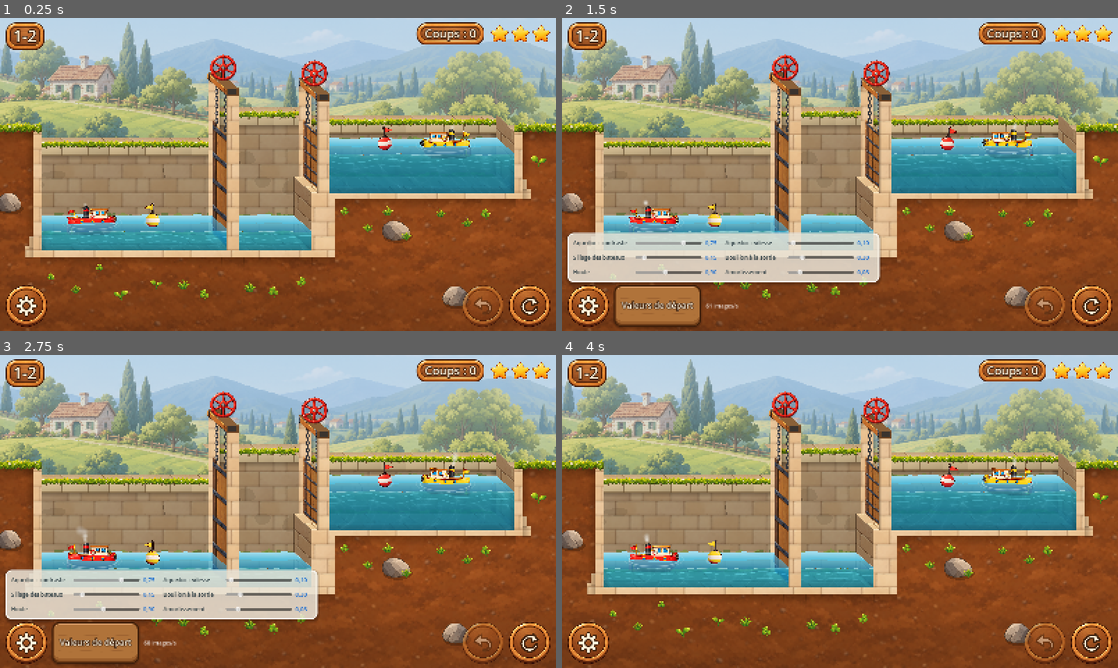
Above: before the commit, frames 1-4 (two rows, left to right).
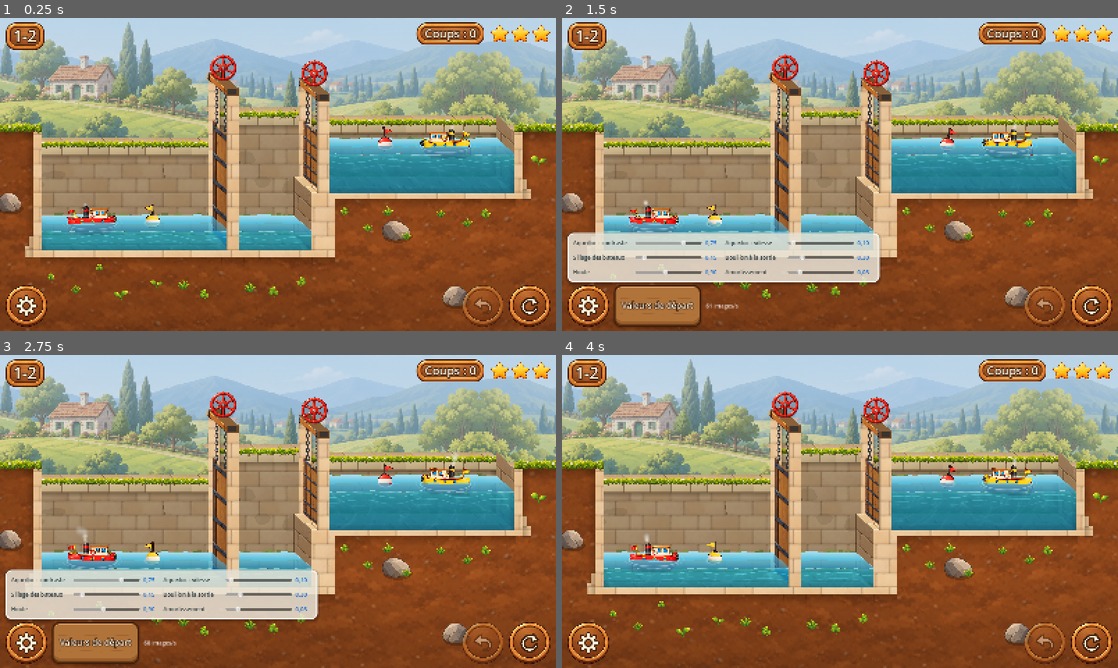
Above: after the commit, the same moments.

Repository: VincentDebaty/station
Game: Godot game, scene res://principal.tscn
The game is run twice, just before and just after one commit, with the same random seed, the same clock (stepped at 60 frames per second) and the same inputs.
Inputs (mouse positions are in pixels of both pictures, inside the frame that each line leads up to):
- Up to frame 1 (0.25 s): no input
- Up to frame 2 (1.5 s): click (1090, 305) at 0.5 s; click (589, 305) at 1.25 s
- Up to frame 3 (2.75 s): click "Valeurs de départ" at 2 s
- Up to frame 4 (4 s): click (1090, 642) at 2.75 s; click (589, 642) at 3.52 s

The runs differ from the first frame. In frame 1, 0.1% of the frame differs, in the area x 26-71%, y 34-67%; in frame 2, 0.1%; in frame 3, 0.1%; in frame 4, 0.1%.

Commit message:
La bouée flotte dans l'eau, sa partie immergée vue à travers elle
Vincent : « les bouées semblent flotter au-dessus de l'eau ; il doit y avoir
une ligne de flottaison avec une partie immergée ». Le sprite de la bouée
avait un z_index de 3 : il passait par-dessus tout, eau comprise. Il est
maintenant dans le plan des bateaux, derrière l'eau. Sous la flottaison, la
bouée est bleuie et atténuée par l'eau et la surface de devant, comme les
coques. Elle plonge un peu plus (20 % de sa hauteur, le bas de la bande
blanche).

Photo du 1-2.

Co-Authored-By: Claude Opus 5.5 <noreply@anthropic.com>

Diff:
--- a/prototypes/ecluses-godot/canal.gd
+++ b/prototypes/ecluses-godot/canal.gd
@@ -1515,17 +1515,19 @@
 			s.texture = _recadrer(load("res://art/bouee.png"))
 			var h := 60.0
 			s.scale = Vector2.ONE * h / s.texture.get_height()
-			# la boule plonge d'un tiers : la flottaison juste sous la bande blanche
-			s.offset = Vector2(0, -s.texture.get_height() * (0.5 - 0.16))
+			# la boule plonge : la flottaison au bas de la bande blanche
+			s.offset = Vector2(0, -s.texture.get_height() * (0.5 - 0.2))
 			s.flip_h = sens < 0.0
 			var repeint = REPEINTS[k % REPEINTS.size()]
 			if repeint != null:
 				s.material = _mat(SH_TEINTE, {"actif": true, "teinte": repeint[0], "saturation": repeint[1], "luminosite": repeint[2]})
-			s.z_index = 3
-			add_child(s)
+			# dans le plan des bateaux, derrière l'eau : sa partie immergée se
+			# voit à travers elle, sous une ligne de flottaison (Vincent : posée
+			# par-dessus tout, elle flottait au-dessus de l'eau)
+			_flotte.add_child(s)
 			_bouees_img[k] = s
 		var sp: Sprite2D = _bouees_img[k]
-		sp.position = Vector2(x, y) + D * 0.5      # à mi-profondeur, comme les bateaux
+		sp.position = Vector2(x, y)      # le plan des bateaux est déjà à mi-profondeur
 		sp.rotation = rot
 		return
 	var t := Transform2D(rot, Vector2(1.25, 1.25), 0.0, Vector2(x, y))
